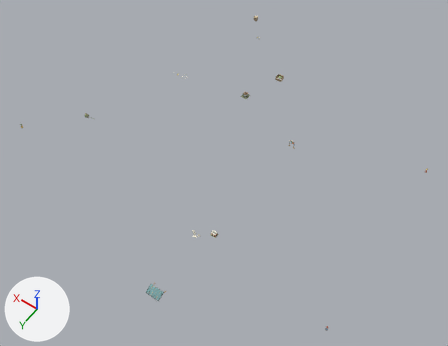
The glTF model rust/crates/bbq_app/assets/models/backyard_finish_props.glb: old version first, new version second.
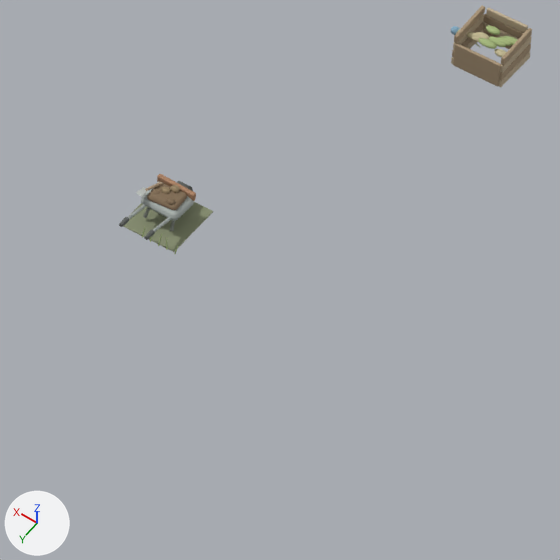
There are two pictures of each version: one whole from a 50 mm camera at (-46.8, 63.4, 93.9) aimed at (-3.8, 3.2, -0.8), one close up on the part from 51% to 64% of the width and 21% to 38% of the height. Every picture has the same lights, and +X, +Y and +Z are marked at lower left. The last two pictures show the newer version. Vertices at exactly the same position are counted once.

Objects in the first close-up: 'Gnome boots.003'.
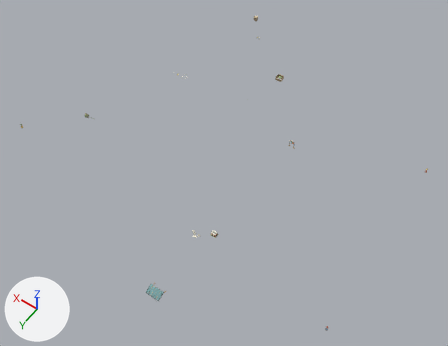
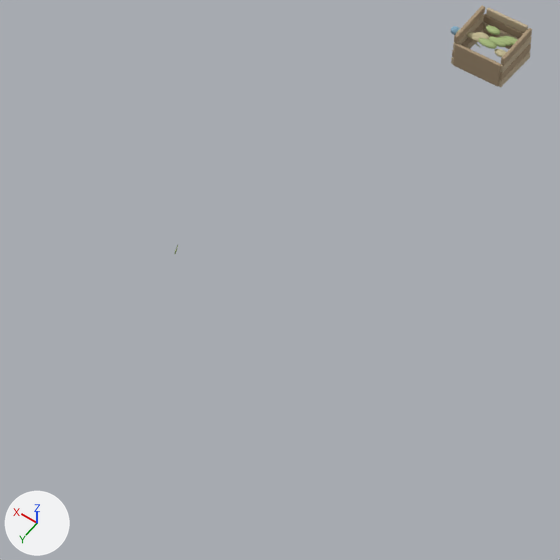
What the commit changed:
me_gnome_boots_mesh_003 is used by ob_gnome_boots_003; location (0.0, 0.0, 0.0).
me_gnome_boots_mesh_003 had 8594 vertices, 16520 faces and spanned x -36.2..36.2, y -33.4..33.5, z 0.0..5.9.
me_gnome_boots_mesh_003 now has 8017 vertices, 15454 faces and spans x -36.2..36.2, y -33.4..33.5, z 0.0..5.9.
me_gnome_boots_mesh_003 part 1: 23 loose pieces with 577 vertices, spanning x 3.5..4.9, y -16.6..-14.4, z 0.0..0.9, are deleted.
Other edits to the shape of me_gnome_boots_mesh_003 do not show in these pictures.
me_gnome_boots_mesh_003 no longer uses material mat_wheelbarrow_scratched_zinc_002 (grey #a8afac).
me_gnome_boots_mesh_003 no longer uses material mat_wheelbarrow_rusted_rim_002 (brown #ad8465).
me_gnome_boots_mesh_003 no longer uses material mat_fresh_garden_soil_002 (brown #816c52).
me_gnome_boots_mesh_003 no longer uses material mat_moist_soil_clods_002 (brown #958161).
me_gnome_boots_mesh_003 no longer uses material mat_old_black_rubber_002 (dark grey #616561).

Location of each change, [x1, y1, x2, y2] in pixels of the close-ups (560 x 560 px):
'Gnome boots.003', reshaped: before [119, 5, 532, 254]; after [174, 5, 532, 254]
part 1 of me_gnome_boots_mesh_003, deleted: before [119, 174, 213, 252]
